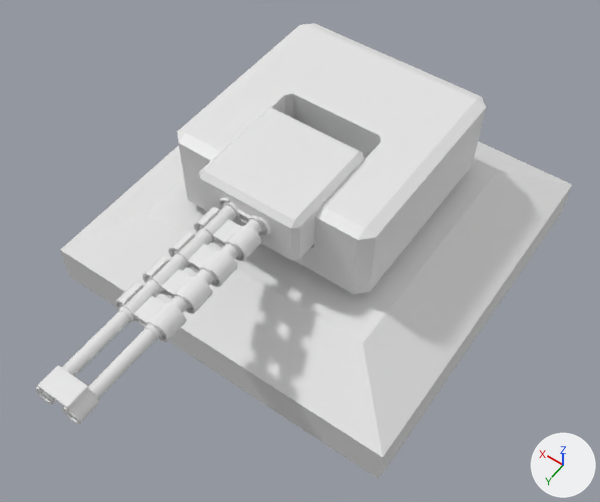
An edit to the Blender file Assets/Models/Turret/Turret01.blend, drawn before and after from the same camera.
Camera for both pictures: a camera (50 mm lens) standing at (-5.72, 8.82, 12.78) and looking at (-0.45, 1.44, 1.19). Arrows for +X, +Y and +Z are at lower right; the lights stay in place.

Names of what the first picture shows: 'Turret_base', 'Turret_gun_back', 'Turret_gun_base', 'Turret_gun_connect', 'Turret_gun_front', 'Turret_gun_ring', 'Turret_gun_shield', 'Turret_top'.
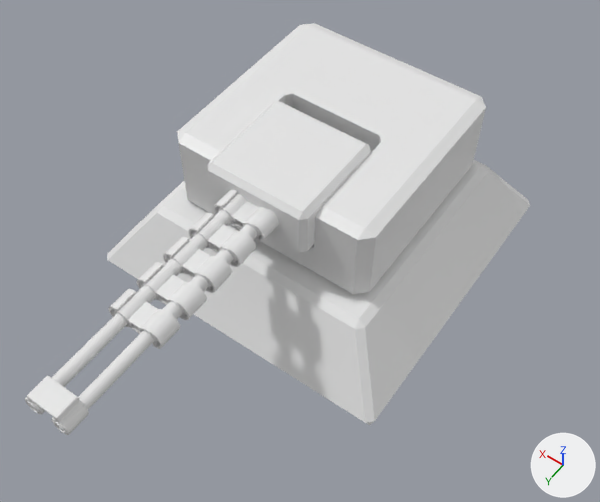
Commit message: refine turret auto aim control

Where the newer file only moved an object's origin or applied its transform, the numbers keep the older frame.

The change in detail:
me_cylinder is used by ob_turret_base; location (0.0, 0.0, 1.8); scale (0.794, 0.794, 0.794).
me_cylinder had 144 vertices, 113 faces and spanned x -4.5..4.5, y -4.5..4.5, z -2.78..-0.53.
me_cylinder now has 8 vertices, 6 faces and spans x -3.11..3.11, y -3.11..3.11, z -0.02..1.33.
me_cylinder part 6: the whole mesh is rebuilt.
me_cylinder_002 has 680 vertices, 660 faces and spans x -2.57..2.57, y -1.0..1.0, z -16.36..-2.36.
me_cylinder_002 is used by ob_turret_gun_shield; location (0.0, 1.49, 2.66); rotation (1.571, 0.0, 0.0), in degrees (90, 0, 0); scale (0.2, 0.2, 0.2).
me_cylinder_002 part 1: the whole mesh is moved by (0.0, 0.0, -0.67).
me_cylinder_003 has 1320 vertices, 1340 faces and spans x -2.57..2.57, y -1.0..1.0, z -16.36..-2.36.
me_cylinder_003 is used by ob_turret_gun_ring; location (0.0, 1.5, 2.66); rotation (1.571, 0.0, 0.0), in degrees (90, 0, 0); scale (0.163, 0.163, 0.2).
me_cylinder_003 part 2: the whole mesh is moved by (0.0, 0.0, -0.64).
me_cylinder_006 has 2304 vertices, 2304 faces and spans x -2.24..2.24, y -0.67..0.67, z -14.76..-2.69.
me_cylinder_006 is used by ob_turret_gun_front; location (0.0, 3.44, 2.66); rotation (1.571, 0.0, 0.0), in degrees (90, 0, 0); scale (0.163, 0.163, 0.2).
me_cylinder_006 part 3: the whole mesh is moved by (0.0, 0.0, -1.27).
me_cylinder_007 has 1144 vertices, 1142 faces and spans x -2.53..2.53, y -0.96..1.75, z -0.97..0.97.
me_cylinder_007 is used by ob_turret_gun_connect; location (0.0, 6.24, 2.66); rotation (1.571, 0.0, 0.0), in degrees (90, 0, 0); scale (0.163, 0.163, 0.2).
me_cylinder_007 part 4: the whole mesh is moved by (0.0, 0.02, -0.98).
me_cube has 8 vertices, 6 faces and spans x -1.0..1.0, y -1.0..1.0, z -0.5..0.5.
me_cube is used by ob_turret_gun_base; location (0.0, 1.31, 2.58).
me_cube part 5: the whole mesh is moved by (0.0, 0.67, 0.0).
Object 'Turret_base' (ob_turret_base) is rescaled from (0.794, 0.794, 0.794) to (1.0, 1.0, 1.0).
Object 'Turret_base' (ob_turret_base) moves from (0.0, 0.0, 1.8) to (0.0, 0.0, 0.0).
Object 'Turret_gun_base' (ob_turret_gun_base) moves from (0.0, 1.31, 2.58) to (0.0, 0.43, 2.58).

Boxes (x1, y1, x2, y2) around the edits, measured in the pictures (600 x 502 px):
'Turret_base', reshaped, moved, rescaled (17% narrower, 22% shorter): before (60, 141, 572, 479); after (107, 160, 530, 425)
'Turret_gun_base', moved: before (199, 108, 364, 260); after (207, 101, 371, 252)
'Turret_gun_ring', mesh moved: before (119, 201, 266, 339); after (113, 193, 267, 345)
'Turret_gun_shield', mesh moved: before (115, 198, 271, 342); after (108, 190, 279, 349)
'Turret_gun_front', mesh moved: before (62, 311, 157, 416); after (26, 313, 155, 434)
'Turret_gun_connect', mesh moved: before (36, 365, 99, 424); after (25, 376, 89, 435)
